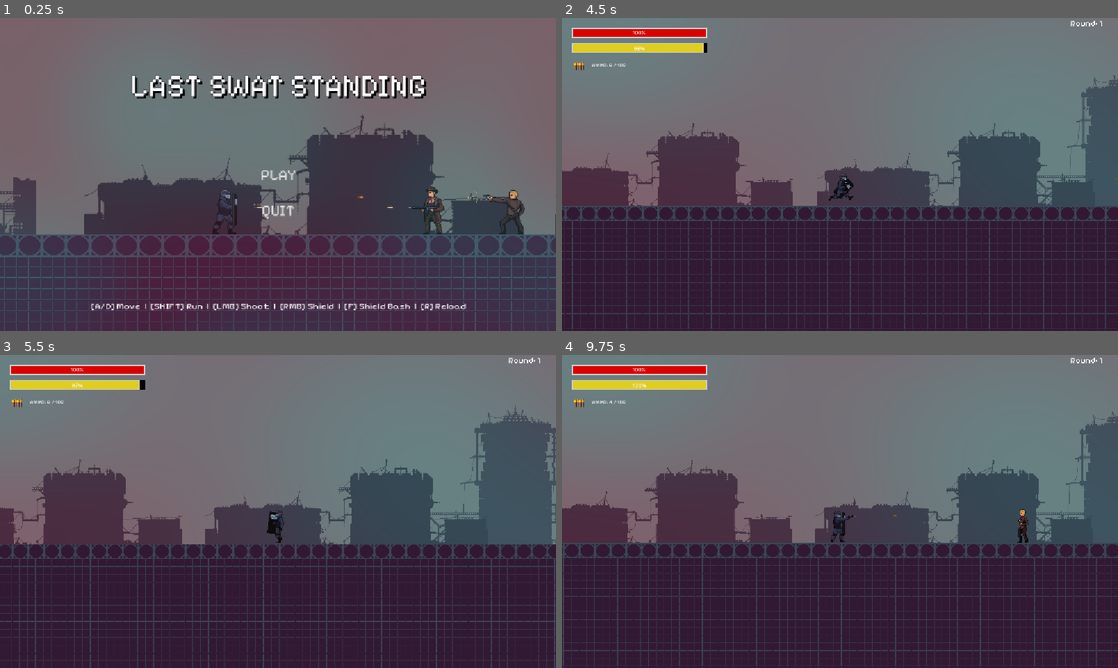
Above: before the commit, frames 1-4 (two rows, left to right).
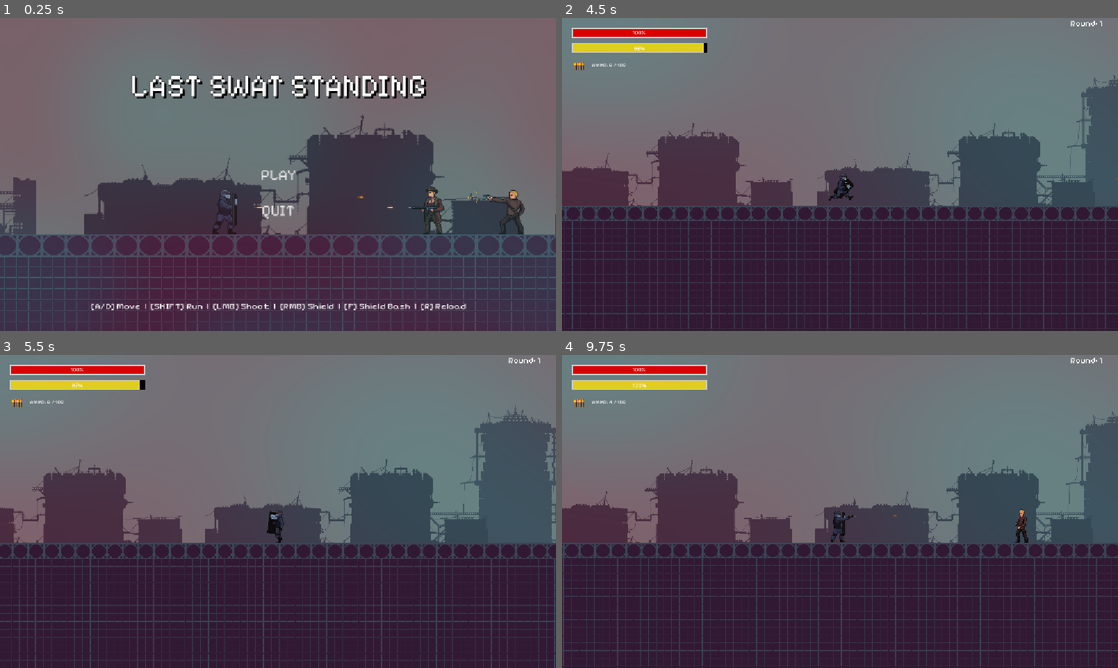
Above: after the commit, the same moments.

Repository: naufal-ramadhan/IndividualGameDev
Game: Godot game, scene res://menus/main_menu/main_menu.tscn
Same seed, same stepped clock (60 frames per second), same inputs: the game is played once before the commit and once after it.
Inputs (mouse positions are in pixels of both pictures, inside the frame that each line leads up to):
- Up to frame 1 (0.25 s): no input
- Up to frame 2 (4.5 s): click "PLAY" at 0.5 s; move the mouse to (962, 158) at 1.27 s; hold Shift (run) 1.28-2.03 s; hold D (move_right) 1.28-2.78 s; move the mouse to (728, 190) at 2.02 s; right-click (728, 190) at 2.1 s; move the mouse to (895, 105) at 2.77 s; hold A (move_left) 2.78-3.53 s; tap F (shield_bash) at 2.85 s; move the mouse to (812, 237) at 3.52 s; hold D (move_right) from 3.53 s (still down); click (812, 237) at 3.6 s; move the mouse to (1006, 221) at 4.27 s; hold Shift (run) from 4.28 s (still down)
- Up to frame 3 (5.5 s): move the mouse to (111, 464) at 5.02 s; release D (move_right) at 5.03 s; release Shift (run) at 5.03 s; hold A (move_left) from 5.03 s (still down); right-click (111, 464) at 5.1 s
- Up to frame 4 (9.75 s): move the mouse to (867, 511) at 5.77 s; release A (move_left) at 5.78 s; hold D (move_right) 5.78-6.53 s; tap F (shield_bash) at 5.85, 8.85 s; move the mouse to (756, 433) at 6.52 s; hold A (move_left) 6.53-8.03 s; click (756, 433) at 6.6 s; move the mouse to (962, 495) at 7.27 s; hold Shift (run) 7.28-8.03 s; move the mouse to (728, 527) at 8.02 s; hold D (move_right) from 8.03 s (still down); right-click (728, 527) at 8.1 s; move the mouse to (895, 442) at 8.77 s; move the mouse to (812, 574) at 9.52 s; click (812, 574) at 9.6 s

Frames 1-2 are identical in both runs. In frame 3, less than 0.1% of the frame differs, in the area x 0-100%, y 60-61%; in frame 4, 0.1%, in the area x 81-84%, y 49-60%.

Commit message:
feat: tweak player collision shape so the sparks effect from pistol spawn correctly.

Diff:
--- a/characters/player/Player.tscn
+++ b/characters/player/Player.tscn
@@ -508,7 +508,7 @@
 
 [sub_resource type="CapsuleShape2D" id="CapsuleShape2D_6myfo"]
 radius = 21.0
-height = 68.0
+height = 118.0
 
 [sub_resource type="RectangleShape2D" id="RectangleShape2D_5brr7"]
 size = Vector2(29, 58)
@@ -543,7 +543,7 @@
 animation = &"hurt"
 
 [node name="CharacterHitBox" type="CollisionShape2D" parent="." unique_id=1443350076]
-position = Vector2(-4, 31)
+position = Vector2(-5, 6)
 shape = SubResource("CapsuleShape2D_6myfo")
 
 [node name="Camera" type="Camera2D" parent="." unique_id=895928592]
